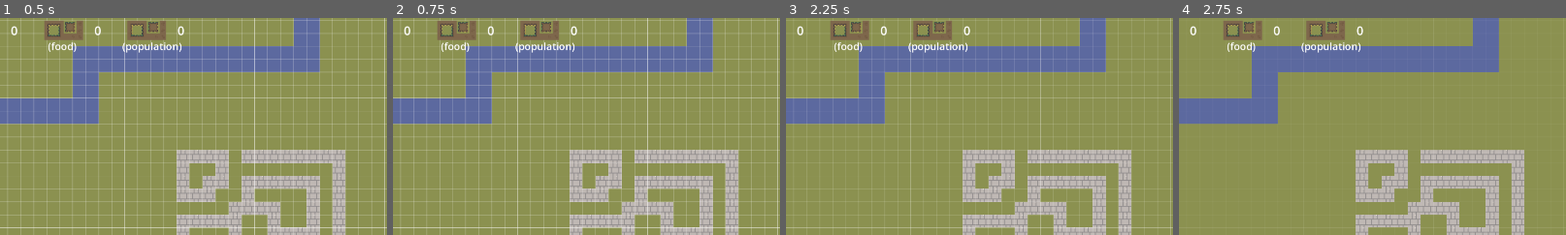
Above: before the commit, frames 1-4 (left to right).
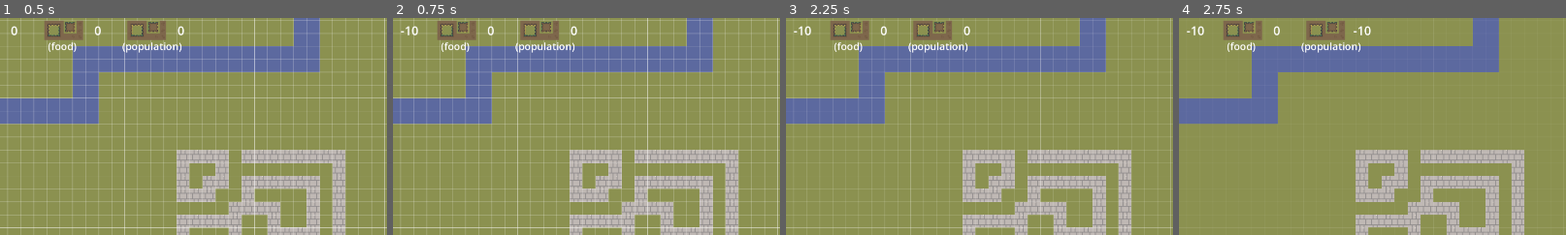
Above: after the commit, the same moments.

Repository: DawoodBhatti/wanna-jam-2025
Game: Godot game, scene res://scenes + scripts/main.tscn
Two runs of this game, one before a commit and one after it. Both use one fixed random seed, a clock stepped at 60 frames per second and the inputs below.
Inputs (mouse positions are % of the whole screen's width and height, from its top left):
- Up to frame 1 (0.5 s): no input
- Up to frame 2 (0.75 s): tap Enter at 0.5 s; move the mouse to (72, 45) at 0.52 s; tap F at 0.6 s; click (72, 45) at 0.67 s
- Up to frame 3 (2.25 s): tap Space at 1.25 s; drag from (30, 55) to (45, 70) at 1.27 s; tap Enter at 2 s; move the mouse to (60, 28) at 2.02 s; hold G (toggle_grid) from 2.03 s (still down); click (60, 28) at 2.17 s
- Up to frame 4 (2.75 s): keep holding G (toggle_grid); tap F at 2.3 s
The pictures show only the part of the screen within x 17-67%, y 2-52%; the shares and areas given below are measured in that part.

Frame 1 is identical in both runs. In frame 2, 0.1% of the frame differs, in the area x 2-7%, y 3-9%; in frame 3, 0.1%; in frame 4, 0.2%, in the area x 2-50%, y 3-9%.

Commit message:
resource tracker and signals

Diff:
--- a/scenes + scripts/hud.tscn
+++ b/scenes + scripts/hud.tscn
@@ -18,7 +18,7 @@
 texture = ExtResource("1_7eo66")
 stretch_mode = 1
 
-[node name="Label" type="Label" parent="ResourceDisplay/HBoxContainer"]
+[node name="StoneCount" type="Label" parent="ResourceDisplay/HBoxContainer"]
 layout_mode = 2
 size_flags_horizontal = 3
 theme_override_font_sizes/font_size = 30
@@ -29,7 +29,7 @@
 texture = ExtResource("1_7eo66")
 stretch_mode = 1
 
-[node name="Label2" type="Label" parent="ResourceDisplay/HBoxContainer"]
+[node name="WoodCount" type="Label" parent="ResourceDisplay/HBoxContainer"]
 layout_mode = 2
 size_flags_horizontal = 3
 theme_override_font_sizes/font_size = 30
@@ -40,7 +40,7 @@
 texture = ExtResource("1_7eo66")
 stretch_mode = 1
 
-[node name="Label3" type="Label" parent="ResourceDisplay/HBoxContainer"]
+[node name="FoodCount" type="Label" parent="ResourceDisplay/HBoxContainer"]
 layout_mode = 2
 size_flags_horizontal = 3
 theme_override_font_sizes/font_size = 30
@@ -51,7 +51,7 @@
 texture = ExtResource("1_7eo66")
 stretch_mode = 1
 
-[node name="Label4" type="Label" parent="ResourceDisplay/HBoxContainer"]
+[node name="PopCount" type="Label" parent="ResourceDisplay/HBoxContainer"]
 layout_mode = 2
 size_flags_horizontal = 3
 theme_override_font_sizes/font_size = 30
--- a/scenes + scripts/resource_control.gd
+++ b/scenes + scripts/resource_control.gd
@@ -6,33 +6,60 @@
 signal food_changed(amount: int)
 signal pop_changed(amount: int)
 
-
 var stone_count : int = 0
 var wood_count : int = 0
 var food_count : int = 0
 var pop_count : int = 0
 
+@onready var stone_label: Label = get_node("../HUD/ResourceDisplay/HBoxContainer/StoneCount")
+@onready var wood_label: Label = get_node("../HUD/ResourceDisplay/HBoxContainer/WoodCount")
+@onready var food_label: Label = get_node("../HUD/ResourceDisplay/HBoxContainer/FoodCount")
+@onready var pop_label: Label = get_node("../HUD/ResourceDisplay/HBoxContainer/PopCount")
+
 
 func _ready() -> void:
+	print("press f to test a random resource change \n")
 	print("initial resources: ")
 	print("stone: ", stone_count)
 	print("wood: ", wood_count)
 	print("wood: ", food_count)
 	print("population: ", pop_count)
 
+
 	stone_changed.connect(stone_change)
 	wood_changed.connect(wood_change)
 	food_changed.connect(food_change)
 	pop_changed.connect(pop_change)
 
+
+func _input(event):
+	if event is InputEventKey and event.pressed and event.keycode == KEY_F:
+		print("f key was pressed")
+		test_random_resource_change()
+
 func stone_change(amount):
 	stone_count += amount
+	stone_label.text = str(stone_count)
+
 
 func wood_change(amount):
-	stone_count += amount
+	wood_count += amount
+	wood_label.text = str(wood_count)
+
 
 func food_change(amount):
-	stone_count += amount
+	food_count += amount
+	food_label.text = str(food_count)
+
 
 func pop_change(amount):
-	stone_count += amount
+	pop_count += amount
+	pop_label.text = str(pop_count)
+
+
+func test_random_resource_change() -> void:
+	var signals = ["stone_changed", "wood_changed", "food_changed", "pop_changed"]
+	var chosen_signal = signals[randi() % signals.size()]
+	var amount = randi() % 21 - 10  # Random number between -10 and +10
+	print("Emitting signal: ", chosen_signal, " with amount: ", amount)
+	emit_signal(chosen_signal, amount)
